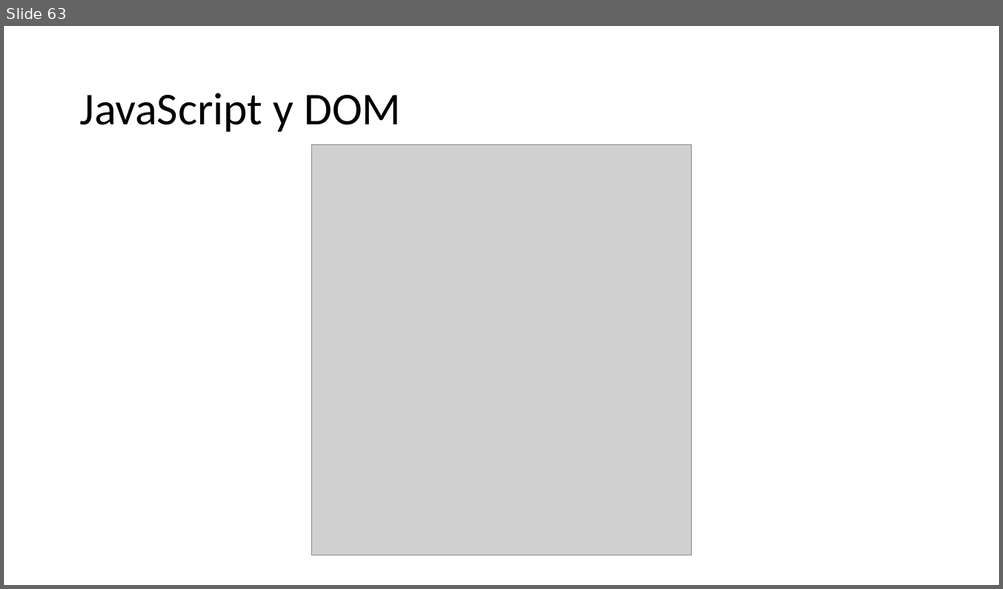
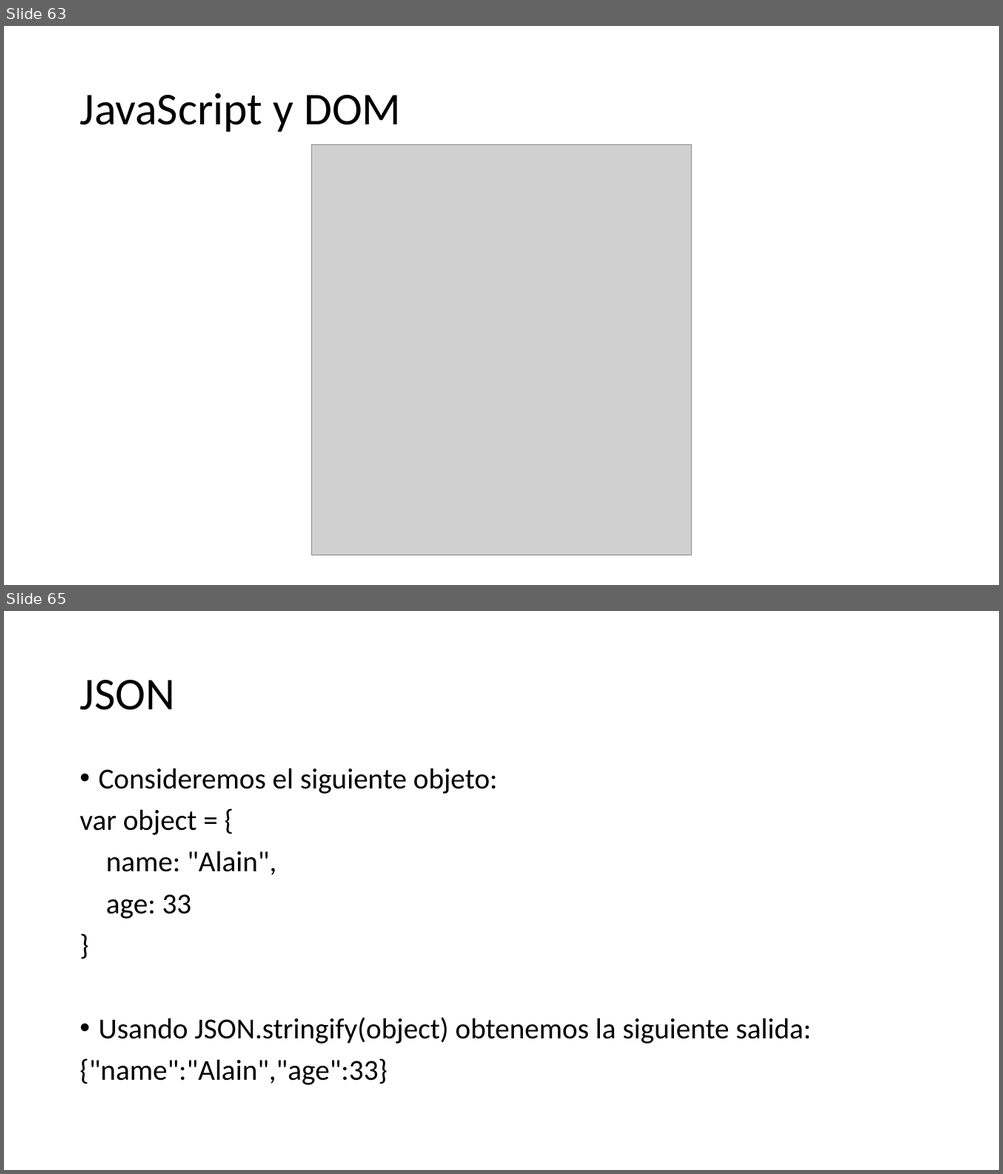
Before and after one commit to SarutobiKonohamaru/js_full_course, a slide deck: Presentacion.pptx. Shown one above the other, each under a label of ours: slide 63 before the commit, slides 63 and 65 after it; the slides between them are not shown. The pictures are 1003x589 and 1003x1174 pixels, drawn with LibreOffice and Linux fonts; fonts in the diff are those of the drawing; grey boxes stand for pictures. Boxes give left, top, right and bottom in pixels: in the first picture for what was removed or moved away, otherwise in the second. Text is boxed around its words. In the diff, an @@ line names an element or a change of style, - is before the commit and + after.

Commit message:
Add JSON section

```diff
--- a/Presentacion.pptx
+++ b/Presentacion.pptx
@@ slide 65 added at [4, 611, 999, 1170], background #FFFFFF @@
@@ title added at [79, 680, 174, 710], 44 pt, text #000000 @@
+JSON
@@ text added at [79, 768, 811, 1085], 28 pt, text #000000 @@
+• Consideremos el siguiente objeto:
+var object = {
+name: "Alain",
+age: 33
+}
+• Usando JSON.stringify(object) obtenemos la siguiente salida:
+{"name":"Alain","age":33}
```
Also in this commit, not shown: 3 other slides added.
